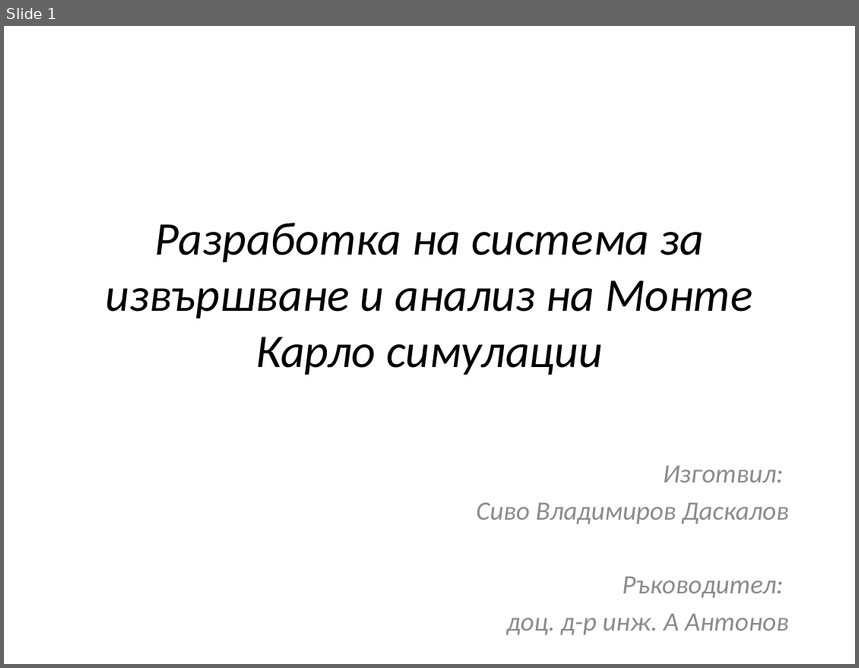
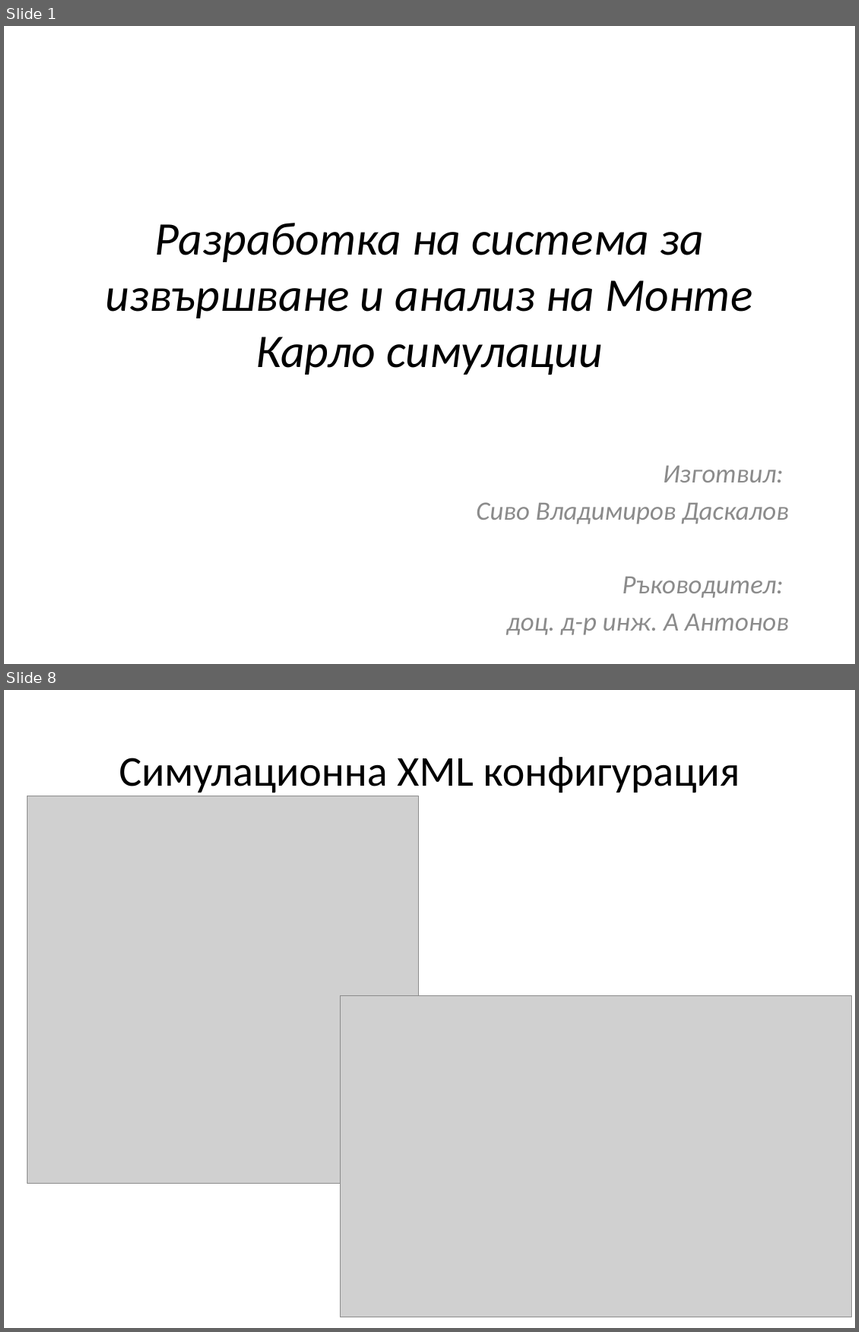
Before and after one commit to SivoDaskalov/Monte-Carlo-Debugger, a slide deck: documentation/src/main/resources/Monte Carlo Simulation Debugger.pptx. Shown one above the other, each under a label of ours: slide 1 before the commit, slides 1 and 8 after it; the slides between them are not shown. The pictures are 859x668 and 859x1332 pixels, drawn with LibreOffice and Linux fonts; fonts in the diff are those of the drawing; grey boxes stand for pictures. Boxes give left, top, right and bottom in pixels: in the first picture for what was removed or moved away, otherwise in the second. Text is boxed around its words. In the diff, an @@ line names an element or a change of style, - is before the commit and + after.

```diff
--- a/documentation/src/main/resources/Monte Carlo Simulation Debugger.pptx
+++ b/documentation/src/main/resources/Monte Carlo Simulation Debugger.pptx
@@ slide 8 added at <box>4,690,855,1328</box>, background #FFFFFF @@
@@ title added at <box>119,757,740,793</box>, 36 pt, text #000000 @@
+Симулационна XML конфигурация
@@ picture added at <box>28,796,418,1184</box> @@
@@ picture added at <box>340,996,852,1317</box> @@
```
Also in this commit, not shown: 2 slides changed, 5 other slides added, 10 other files.
